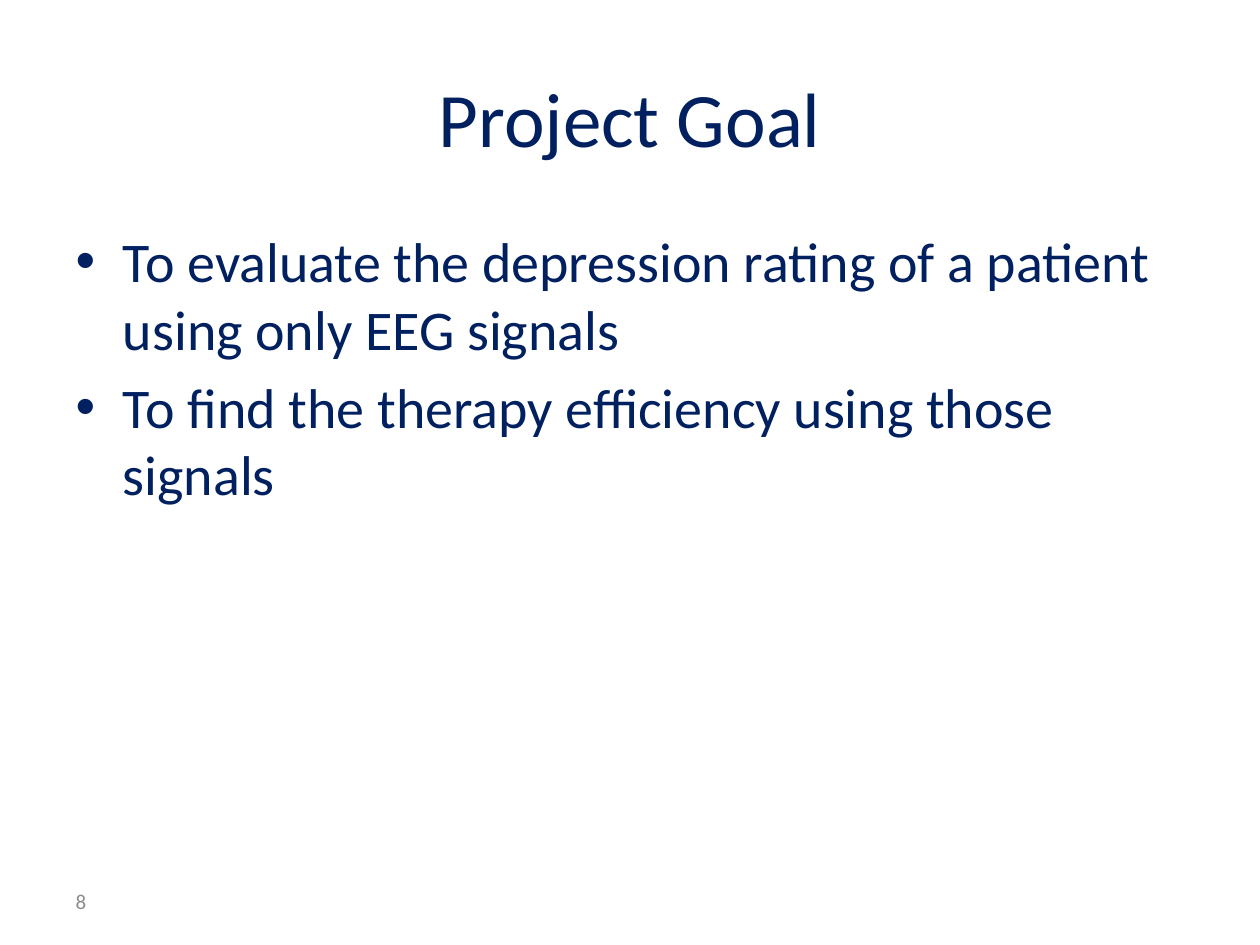
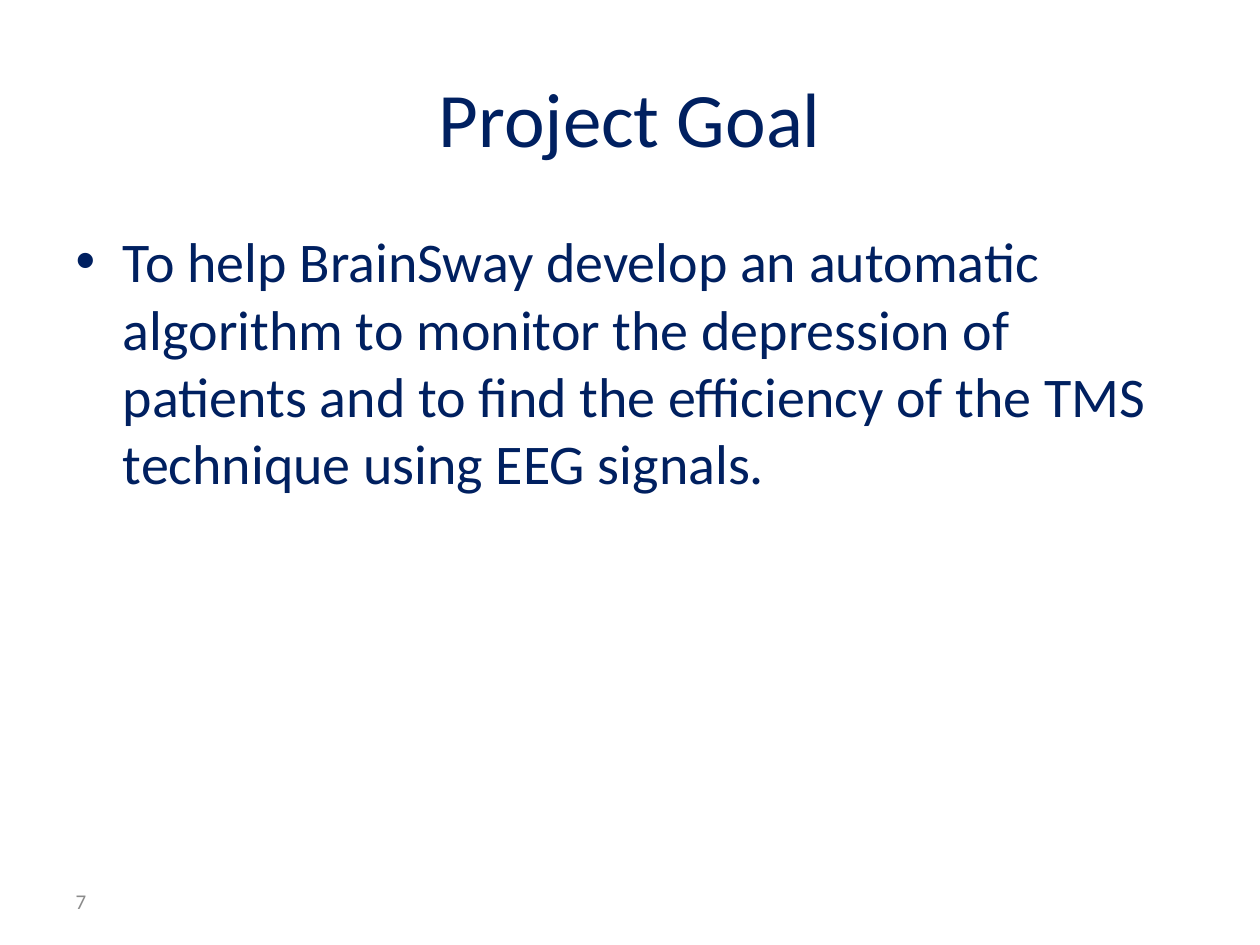
Before and after one commit to reggevlivney/BrainSway, a slide deck: slide 7 of Project_Midterm_Presentation.pptx (slide 8 before the commit). Drawn at 1260x945 pixels with LibreOffice and Linux fonts; fonts in the diff are those of the drawing; background and template pictures are left out. Boxes give left, top, right and bottom in pixels: in the first picture for what was removed or moved away, otherwise in the second. Text is boxed around its words. In the diff, an @@ line names an element or a change of style, - is before the commit and + after.

```diff
--- a/Project_Midterm_Presentation.pptx
+++ b/Project_Midterm_Presentation.pptx
@@ text at <box>123,243,1145,494</box>: text changed @@
-• To evaluate the depression rating of a patient using only EEG signals
-• To find the therapy efficiency using those signals
+• To help BrainSway develop an automatic algorithm to monitor the depression of patients and to find the efficiency of the TMS technique using EEG signals.
@@ page number at <box>76,895,87,909</box>: text changed @@
-8
+7
```
Also in this commit, not shown: 13 other slides changed, 2 slides added, 3 slides removed.
